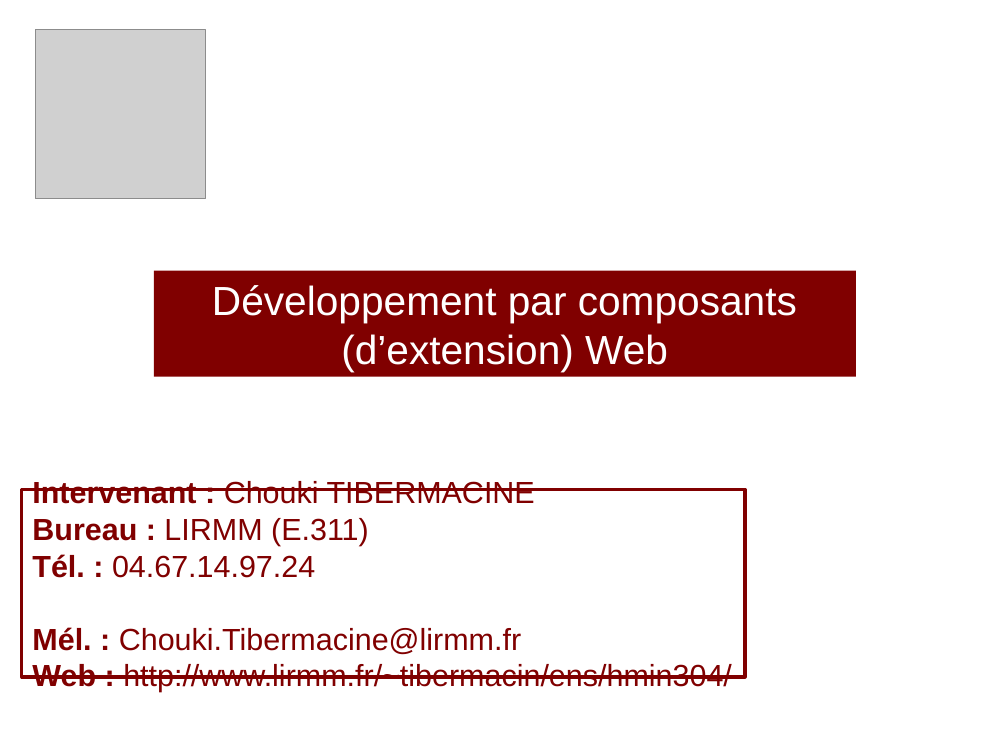
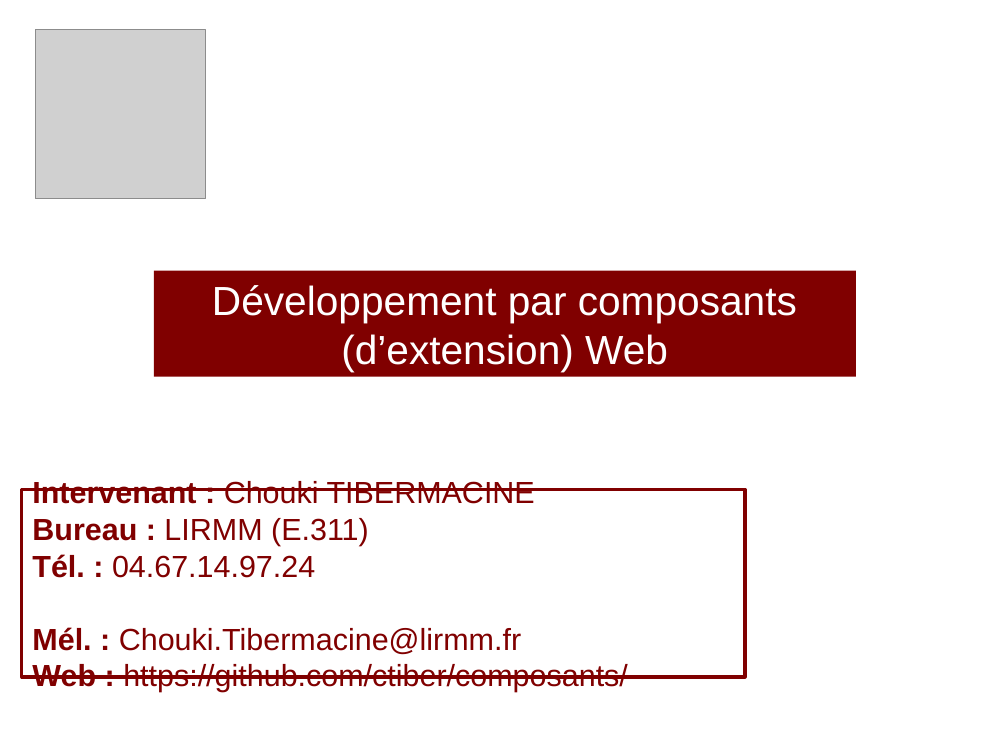
Before and after one commit to ctiber/composants, a slide deck: slide 1 of cours/cours5.odp. Drawn at 1008x756 pixels with LibreOffice and Linux fonts; fonts in the diff are those of the drawing; grey boxes stand for pictures. Boxes give left, top, right and bottom in pixels: in the first picture for what was removed or moved away, otherwise in the second. Text is boxed around its words. In the diff, an @@ line names an element or a change of style, - is before the commit and + after.

```diff
--- a/cours/cours5.odp
+++ b/cours/cours5.odp
@@ text in rectangle at <box>32,664,628,692</box>: text changed @@
-Web : http://www.lirmm.fr/~tibermacin/ens/hmin304/
+Web : https://github.com/ctiber/composants/
```
Also in this commit, not shown: 10 other slides changed, 1 other file.
